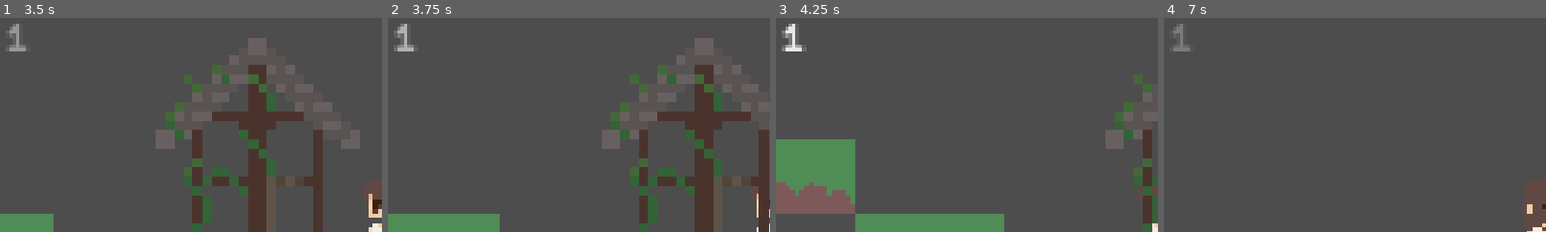
Above: before the commit, frames 1-4 (left to right).
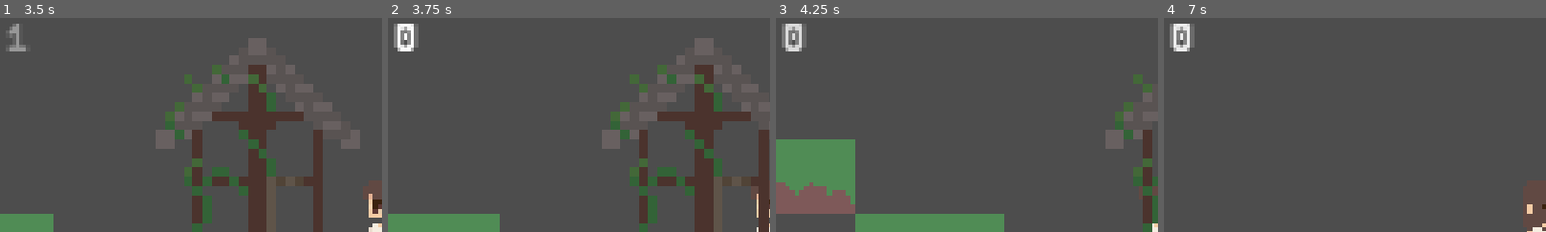
Above: after the commit, the same moments.

Repository: ela1nex/sleepover
Game: Godot game, scene res://node_2d.tscn
Two runs of this game, one before a commit and one after it. Both use one fixed random seed, a clock stepped at 60 frames per second and the inputs below.
Inputs:
- Up to frame 1 (3.5 s): tap Enter (ui_accept) at 0.5, 0.77, 1.52, 3.02 s; hold Right (right) 0.53-2.03 s; tap Alt at 0.6, 2.1 s; tap Shift at 1.35, 2.85 s; hold Left (left) from 2.03 s (still down)
- Up to frame 2 (3.75 s): keep holding Left (left); tap Alt at 3.6 s
- Up to frame 3 (4.25 s): keep holding Left (left); tap Enter (ui_accept) at 3.77 s
- Up to frame 4 (7 s): release Left (left) at 4.28 s; hold Right (right) from 4.28 s (still down); tap Shift at 4.35, 5.85 s; tap Enter (ui_accept) at 4.52, 6.02, 6.77 s; tap Alt at 5.1, 6.6 s
The pictures show only the part of the screen within x 0-50%, y 0-50%; the shares and areas given below are measured in that part.

Frame 1 is identical in both runs. In frame 2, 0.7% of the frame differs, in the area x 1-8%, y 2-16%; in frame 3, 0.6%; in frame 4, 0.8%.

Commit message:
deposit system

Diff:
--- a/area_2d.gd
+++ b/area_2d.gd
@@ -1,8 +1,11 @@
 extends Area2D
 
 var float_time = 0.0
+
+func _ready() -> void:
+	body_entered.connect(_on_body_entered)
+
 func _process(delta: float) -> void:
-	body_entered.connect(_on_body_entered)
 	float_time += delta
 	position.y += sin(float_time*PI/2) * 0.1
 
--- a/node_2d.tscn
+++ b/node_2d.tscn
@@ -11,6 +11,19 @@
 [ext_resource type="Texture2D" uid="uid://d3s8vwf8m0bp" path="res://well2.png" id="8_4d7sh"]
 [ext_resource type="Texture2D" uid="uid://05itjv7m2puv" path="res://grass.png" id="9_4d7sh"]
 
+[sub_resource type="GDScript" id="GDScript_x0ka3"]
+script/source = "extends Node2D
+
+# Called when the node enters the scene tree for the first time.
+func _ready() -> void:
+	pass # Replace with function body.
+
+
+# Called every frame. 'delta' is the elapsed time since the previous frame.
+func _process(delta: float) -> void:
+	pass
+"
+
 [sub_resource type="GDScript" id="GDScript_4d7sh"]
 script/source = "extends CharacterBody2D
 
@@ -21,8 +34,13 @@
 var idle_timer = 0
 var collected_whispers = []
 @export var max_whispers = 5
+var total_deposited = 0
+var can_deposit = false
+var deposit_node = null
 
 func _process(delta: float) -> void:
+	if can_deposit:
+		deposit()
 	$RichTextLabel.text = \"[font_size=16][pulse freq=0.5]\"+str(collected_whispers.size())+\"[/pulse]\"
 
 func _physics_process(delta: float) -> void:
@@ -56,6 +74,15 @@
 		return
 	collected_whispers.append(whisper)
 	whisper.queue_free()
+
+func set_deposit_zone(state, node):
+	can_deposit = state
+	deposit_node = node
+
+func deposit():
+	total_deposited += collected_whispers.size();
+	collected_whispers.clear()
+	deposit_node.update_world(total_deposited)
 "
 
 [sub_resource type="AtlasTexture" id="AtlasTexture_0h7mo"]
@@ -168,8 +195,51 @@
 fill_to = Vector2(0.8, 0.2)
 metadata/_snap_enabled = true
 
+[sub_resource type="GDScript" id="GDScript_ir8iy"]
+script/source = "extends Area2D
+
+@onready var world = get_node(\"/root/Node2D/World\")
+
+func _ready() -> void:
+	body_entered.connect(_on_body_entered)
+	body_exited.connect(_on_body_exited)
+
+
+# Called every frame. 'delta' is the elapsed time since the previous frame.
+func _process(delta: float) -> void:
+	pass
+
+func _on_body_entered(body):
+	if body.has_method(\"set_deposit_zone\"):
+		body.set_deposit_zone(true, self)
+
+func _on_body_exited(body):
+	if body.has_method(\"set_deposit_zone\"):
+		body.set_deposit_zone(false, self)
+
+func update_world(amount):
+	world.update_state(amount)
+"
+
 [sub_resource type="RectangleShape2D" id="RectangleShape2D_rj586"]
 size = Vector2(44, 54)
+
+[sub_resource type="GDScript" id="GDScript_hqns4"]
+script/source = "extends Node2D
+
+
+# Called when the node enters the scene tree for the first time.
+func _ready() -> void:
+	pass # Replace with function body.
+
+
+# Called every frame. 'delta' is the elapsed time since the previous frame.
+func _process(delta: float) -> void:
+	pass
+
+func update_state(amount):
+	pass
+"
 
 [sub_resource type="TileSetAtlasSource" id="TileSetAtlasSource_4d7sh"]
 texture = ExtResource("9_4d7sh")
@@ -187,6 +257,7 @@
 sources/0 = SubResource("TileSetAtlasSource_4d7sh")
 
 [node name="Node2D" type="Node2D" unique_id=1150385625]
+script = SubResource("GDScript_x0ka3")
 
 [node name="Player" type="CharacterBody2D" parent="." unique_id=1347101436]
 script = SubResource("GDScript_4d7sh")
@@ -230,6 +301,7 @@
 texture = SubResource("GradientTexture2D_ir8iy")
 
 [node name="Deposit" type="Area2D" parent="." unique_id=1133267422]
+script = SubResource("GDScript_ir8iy")
 
 [node name="Sprite2D" type="Sprite2D" parent="Deposit" unique_id=950003289]
 position = Vector2(-36, -10)
@@ -240,6 +312,7 @@
 shape = SubResource("RectangleShape2D_rj586")
 
 [node name="World" type="Node2D" parent="." unique_id=1058849910]
+script = SubResource("GDScript_hqns4")
 
 [node name="Node2D" type="Node2D" parent="World" unique_id=664125765]
 
@@ -250,3 +323,5 @@
 [node name="Node2D2" type="Node2D" parent="World" unique_id=409691625]
 
 [node name="Node2D3" type="Node2D" parent="World" unique_id=209361400]
+
+[node name="Timer" type="Timer" parent="." unique_id=152233171]
